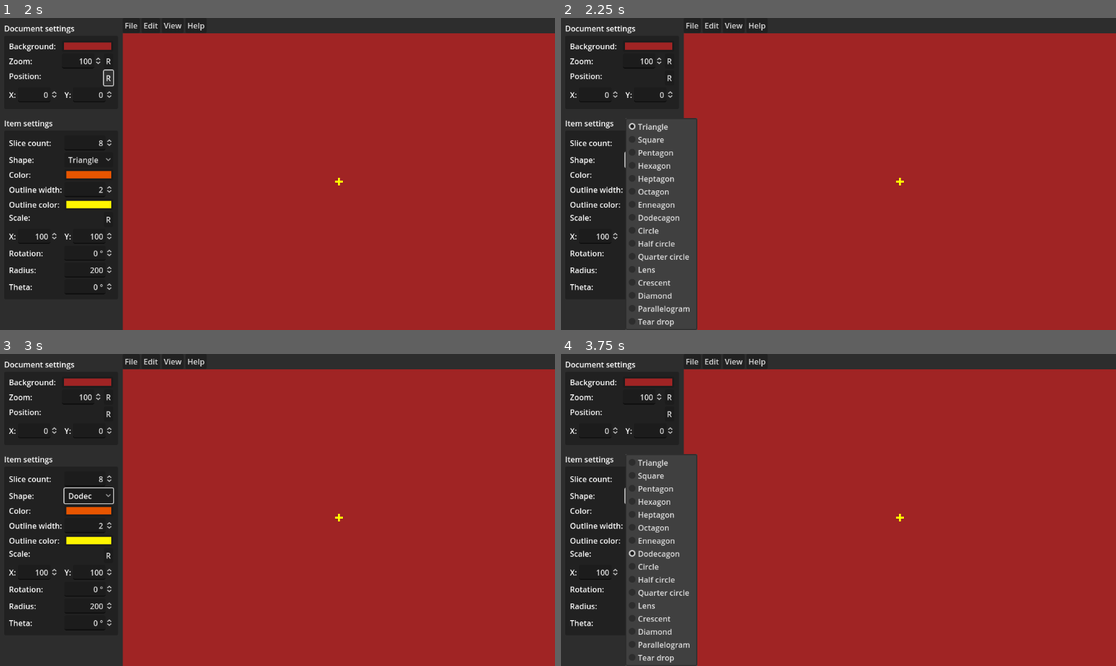
Above: before the commit, frames 1-4 (two rows, left to right).
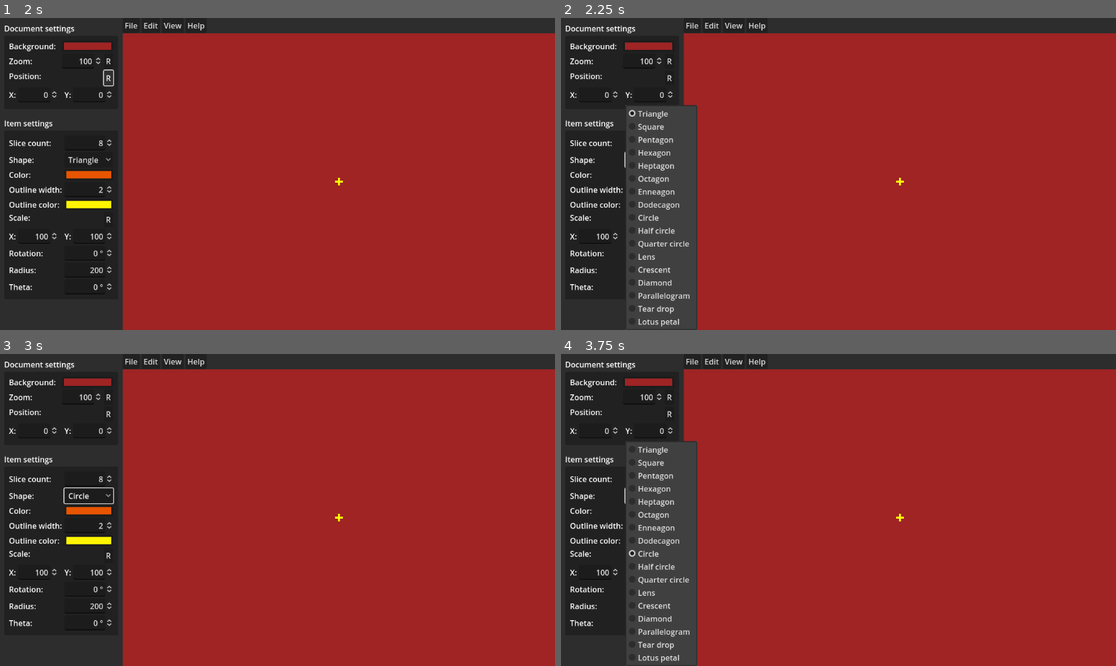
Above: after the commit, the same moments.

Repository: zoeesilcock/symmetar
Game: Godot game, scene res://Main.tscn
Two runs of this game, one before a commit and one after it. Both use one fixed random seed, a clock stepped at 60 frames per second and the inputs below.
Inputs:
- Up to frame 1 (2 s): click "R" at 0.5 s; click "R" at 1.25 s
- Up to frame 2 (2.25 s): click "Triangle" at 2 s
- Up to frame 3 (3 s): click "R" at 2.75 s
- Up to frame 4 (3.75 s): click "Dodecagon" (after the commit: "Circle") at 3.5 s

Frame 1 is identical in both runs. In frame 2, 1.5% of the frame differs, in the area x 11-25%, y 27-99%; in frame 3, less than 0.1%; in frame 4, 1.5%.

Commit message:
Add a lotus petal shape

Diff:
--- /dev/null
+++ b/Shapes/LotusPetal.tscn
@@ -0,0 +1,6 @@
+[gd_scene format=3 uid="uid://dgppcnup0ckqy"]
+
+[node name="Polygon2D" type="Polygon2D"]
+color = Color(0.909804, 0.333333, 0, 1)
+antialiased = true
+polygon = PackedVector2Array(-2.18557e-06, -50, 3.27015, -49.8929, 6.52631, -49.5722, 9.75452, -49.0393, 12.941, -48.2963, 16.072, -47.3465, 19.1342, -46.194, 22.1144, -44.8436, 25, -43.3013, 27.7785, -41.5735, 30.4381, -39.6677, 32.9673, -37.592, 35.3554, -35.3554, 37.5927, -32.9679, 39.6708, -30.4405, 41.5846, -27.786, 43.3351, -25.0195, 44.9335, -22.1588, 46.4091, -19.2233, 47.8191, -16.2324, 49.2633, -13.2001, 50.902, -10.125, 52.9789, -6.97481, 55.8474, -3.66043, 60, 0, 55.8474, 3.66043, 52.9789, 6.97481, 50.902, 10.125, 49.2633, 13.2001, 47.8191, 16.2324, 46.4091, 19.2233, 44.9335, 22.1588, 43.3351, 25.0195, 41.5846, 27.786, 39.6708, 30.4405, 37.5927, 32.9679, 35.3554, 35.3554, 32.9673, 37.592, 30.4381, 39.6677, 27.7785, 41.5735, 25, 43.3013, 22.1144, 44.8436, 19.1342, 46.194, 16.072, 47.3465, 12.941, 48.2963, 9.75452, 49.0393, 6.52631, 49.5722, 3.27015, 49.8929, -2.18557e-06, 50)
--- a/Shapes/Shapes.gd
+++ b/Shapes/Shapes.gd
@@ -18,6 +18,7 @@
 	DIAMOND,
 	PARALLELOGRAM,
 	TEAR_DROP,
+	LOTUS_PETAL,
 }
 
 # Data
@@ -37,6 +38,7 @@
 @export var diamond: ShapeInfo
 @export var parallelogram: ShapeInfo
 @export var tear_drop: ShapeInfo
+@export var lotus_petal: ShapeInfo
 
 func get_shape_info(shape_index: ShapeIndex) -> ShapeInfo:
 	match (shape_index):
@@ -56,4 +58,5 @@
 		ShapeIndex.DIAMOND: return diamond
 		ShapeIndex.PARALLELOGRAM: return parallelogram
 		ShapeIndex.TEAR_DROP: return tear_drop
+		ShapeIndex.LOTUS_PETAL: return lotus_petal
 		_: return trigon
--- a/Shapes/shapes.tres
+++ b/Shapes/shapes.tres
@@ -16,6 +16,7 @@
 [ext_resource type="PackedScene" uid="uid://jcmtke4wpop" path="res://Shapes/Parallelogram.tscn" id="9_nk2s8"]
 [ext_resource type="PackedScene" uid="uid://stbwaylwmap4" path="res://Shapes/Tetragon.tscn" id="10_mgcgf"]
 [ext_resource type="PackedScene" uid="uid://cxh2c6o2bcfr4" path="res://Shapes/Lens.tscn" id="10_pixxr"]
+[ext_resource type="PackedScene" uid="uid://dgppcnup0ckqy" path="res://Shapes/LotusPetal.tscn" id="11_auclf"]
 [ext_resource type="PackedScene" uid="uid://kl4s4byud06v" path="res://Shapes/QuarterCircle.tscn" id="12_pou6x"]
 [ext_resource type="PackedScene" uid="uid://cmm8nax83abrr" path="res://Shapes/TearDrop.tscn" id="16_0ptn8"]
 
@@ -72,6 +73,12 @@
 index = 11
 name = "Lens"
 scene = ExtResource("10_pixxr")
+
+[sub_resource type="Resource" id="Resource_lj8ga"]
+script = ExtResource("3_kqhn4")
+index = 16
+name = "Lotus petal"
+scene = ExtResource("11_auclf")
 
 [sub_resource type="Resource" id="Resource_g136h"]
 script = ExtResource("3_kqhn4")
@@ -133,3 +140,4 @@
 diamond = SubResource("Resource_rra6t")
 parallelogram = SubResource("Resource_iy3sw")
 tear_drop = SubResource("Resource_ab7dd")
+lotus_petal = SubResource("Resource_lj8ga")
Not shown: 1 places in Shapes/shapes.tres that only renumber resources
Not shown, changed: addons/inspector_plugins/polygon_2d_inspector.gd
